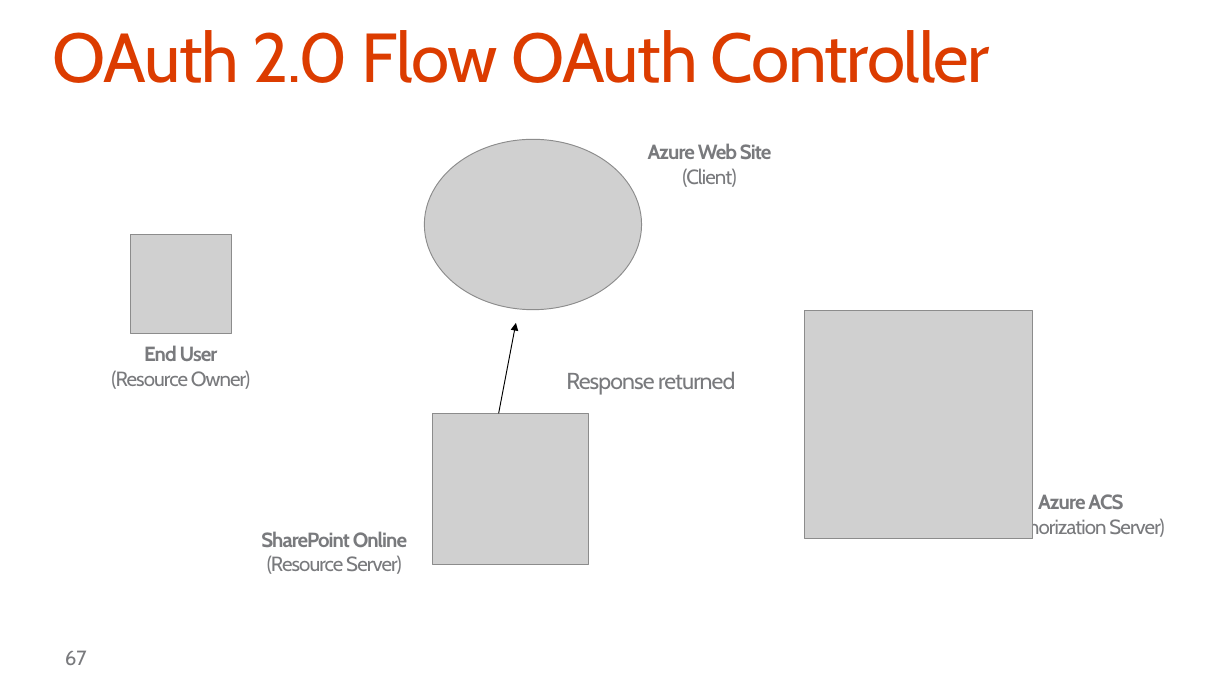
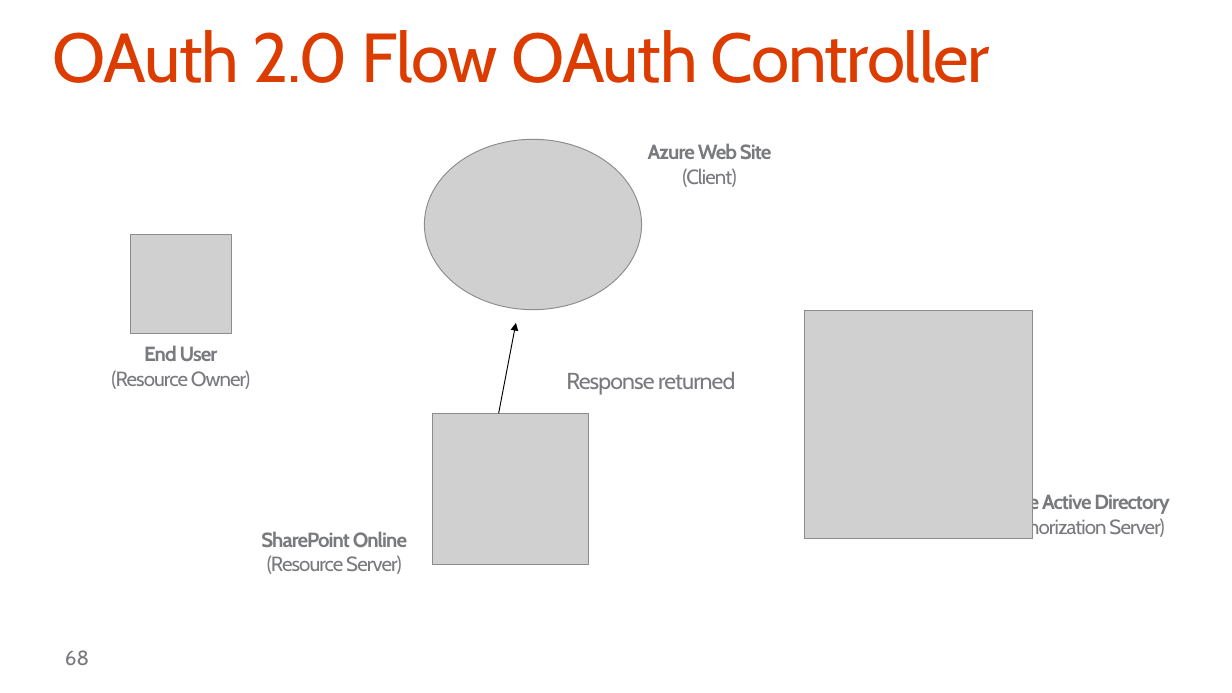
Before and after one commit to OfficeDev/TrainingContent, a slide deck: slide 68 of O3652-7 Deep Dive into Security and OAuth/O3652-7 Deep Dive into Security and OAuth.pptx (slide 67 before the commit). Drawn at 1232x693 pixels with LibreOffice and Linux fonts; fonts in the diff are those of the drawing; grey boxes stand for pictures; background and template pictures are left out. Boxes give left, top, right and bottom in pixels: in the first picture for what was removed or moved away, otherwise in the second. Text is boxed around its words. In the diff, an @@ line names an element or a change of style, - is before the commit and + after.

```diff
--- a/O3652-7 Deep Dive into Security and OAuth/O3652-7 Deep Dive into Security and OAuth.pptx
+++ b/O3652-7 Deep Dive into Security and OAuth/O3652-7 Deep Dive into Security and OAuth.pptx
@@ text at <box>992,492,1169,515</box>: text changed @@
-Azure ACS
+Azure Active Directory
@@ page number at <box>65,650,89,665</box>: text changed @@
-67
+68
```
Also in this commit, not shown: 17 other slides changed, 3 slides added, 2 slides removed.
